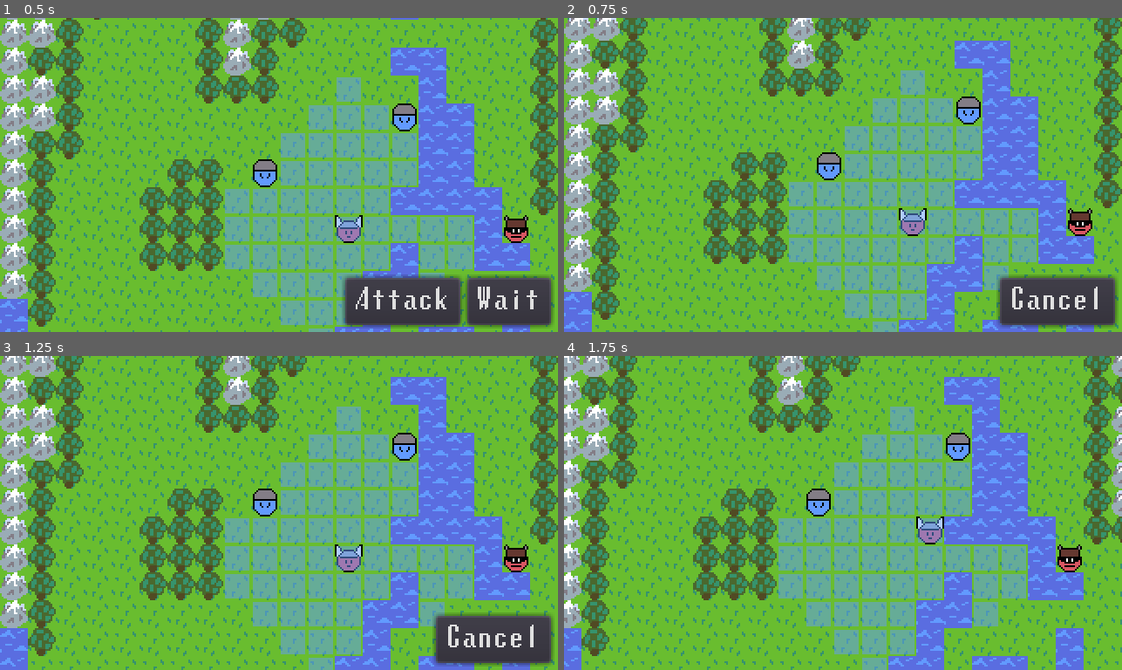
Above: before the commit, frames 1-4 (two rows, left to right).
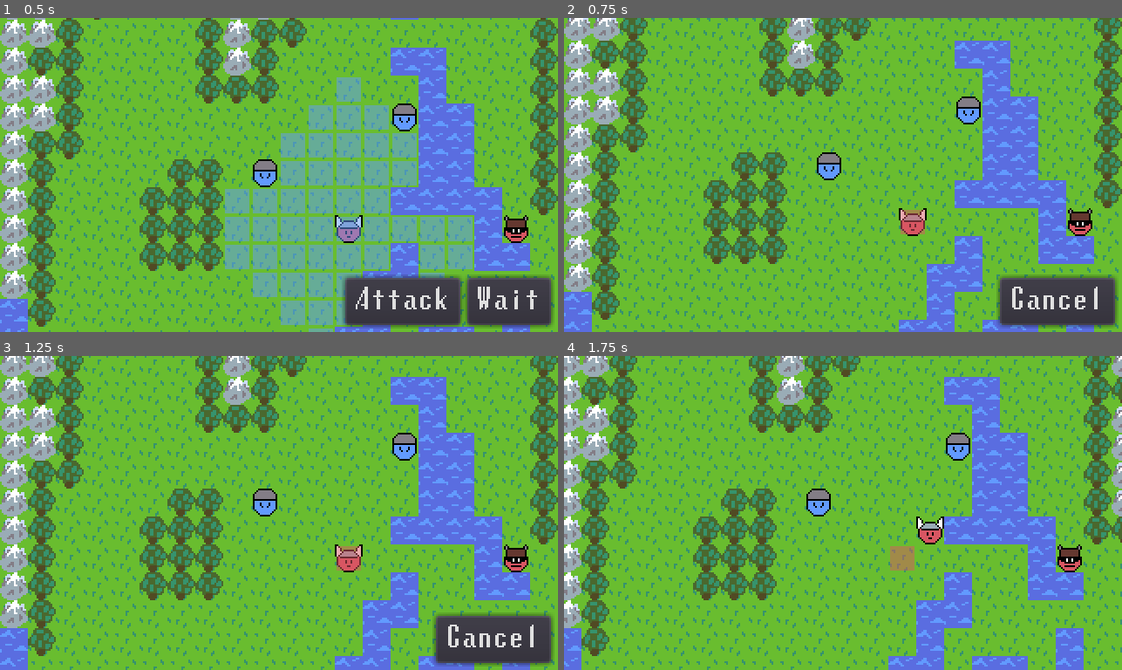
Above: after the commit, the same moments.

Repository: AaronWizard/LegendsOfMajesticSteel
Game: Godot game, scene res://src/game/Game.tscn
Same seed, same stepped clock (60 frames per second), same inputs: the game is played once before the commit and once after it.
Inputs (mouse positions are in pixels of both pictures, inside the frame that each line leads up to):
- Up to frame 1 (0.5 s): no input
- Up to frame 2 (0.75 s): click "Attack" at 0.5 s
- Up to frame 3 (1.25 s): no input
- Up to frame 4 (1.75 s): tap Enter at 1.25 s; move the mouse to (965, 497) at 1.27 s; click (965, 497) at 1.42 s

Frame 1 is identical in both runs. In frame 2, 15% of the frame differs, in the area x 40-85%, y 16-100%; in frame 3, 15%; in frame 4, 15%, in the area x 38-83%, y 16-100%.

Commit message:
Toggle visibility of move highlights depending on ability selection

Diff:
--- a/src/game/Game.gd
+++ b/src/game/Game.gd
@@ -48,4 +48,10 @@
 
 
 func _on_BattleGUI_ability_pressed(ability: Ability) -> void:
-	print(ability.name)
+	_map_highlights.set_targets(ability.get_current_range())
+	_map_highlights.moves_visible = false
+
+
+func _on_BattleGUI_ability_cleared() -> void:
+	_map_highlights.set_targets([])
+	_map_highlights.moves_visible = true
--- a/src/game/Game.tscn
+++ b/src/game/Game.tscn
@@ -23,5 +23,6 @@
 [node name="BattleGUI" parent="." instance=ExtResource( 6 )]
 [connection signal="action_started" from="TurnManager" to="." method="_on_TurnManager_action_started"]
 [connection signal="turn_started" from="TurnManager" to="." method="_on_TurnManager_turn_started"]
+[connection signal="ability_cleared" from="BattleGUI" to="." method="_on_BattleGUI_ability_cleared"]
 [connection signal="ability_pressed" from="BattleGUI" to="." method="_on_BattleGUI_ability_pressed"]
 [connection signal="mouse_dragged" from="BattleGUI" to="." method="_on_BattleGUI_mouse_dragged"]
